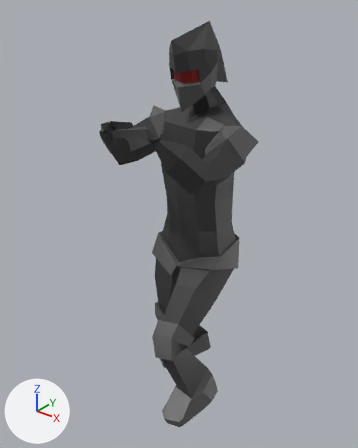
One commit to the glTF model glb_imports/MeleeT1H.glb: the scene before it, then after it.
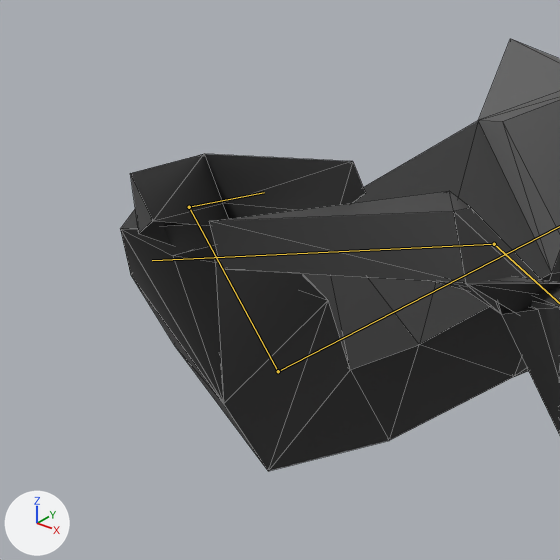
Each version appears first whole from a 50 mm lens placed at (12.21, -16.25, 19.08), pointed at (-0.25, -0.68, 9.42), and next in a close-up on the part from 23% to 45% of the width and 22% to 40% of the height. Arrows for +X, +Y and +Z are at lower left; the lights stay in place. Both versions are drawn at frame 2 of the action 'OverheadCR'; the numbers are the values there. The bones that bend it are drawn over the model as lines in the close-ups. The close-ups show mesh edges as thin lines.

The first close-up shows 'BaseBody.003'.
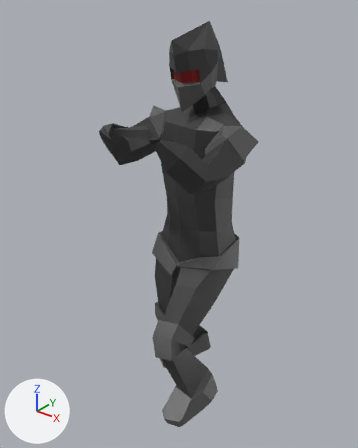
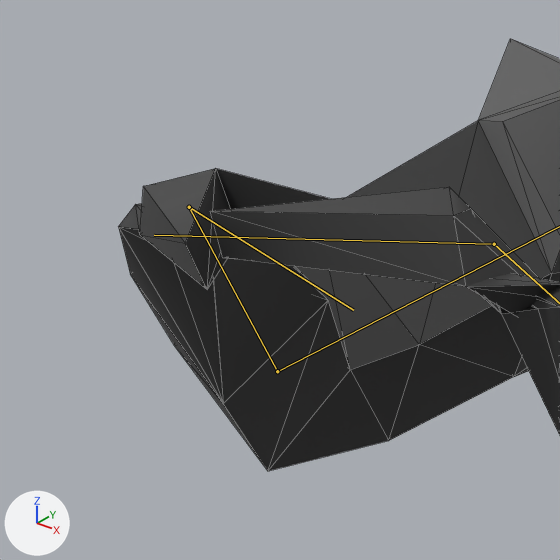
Pixel boxes [x1, y1, x2, y2] of what changed, in the close-ups (560 x 560 px):
'BaseBody.003', posed: before [120, 39, 560, 471]; after [118, 39, 560, 471]
bone 'mixamorig:LeftHand', root to tip: before (494, 244) to (152, 260); after (494, 244) to (154, 235)
bone 'mixamorig:RightHand', root to tip: before (189, 207) to (264, 192); after (189, 207) to (353, 310)

What changed in the scene script:
```text
Change bone_mixamorig_lefthand:
    where bone_mixamorig_lefthand = bpy.data.objects['ControlRig'].pose.bones['mixamorig:LeftHand']  # child of 'mixamorig:LeftForeArm'
    bone_mixamorig_lefthand.rotation_quaternion: (0.297, 0.33, -0.778, -0.444) -> (0.269, 0.324, -0.798, -0.432)  # degrees (116, -10, -128) -> degrees (119, -9, -131)
Change bone_mixamorig_righthand:
    where bone_mixamorig_righthand = bpy.data.objects['ControlRig'].pose.bones['mixamorig:RightHand']  # child of 'mixamorig:RightForeArm'
    bone_mixamorig_righthand.rotation_quaternion: (0.362, 0.121, 0.901, 0.208) -> (0.337, 0.173, 0.868, 0.323)  # degrees (-35, 143, -27) -> degrees (-50, 152, -36)
```
